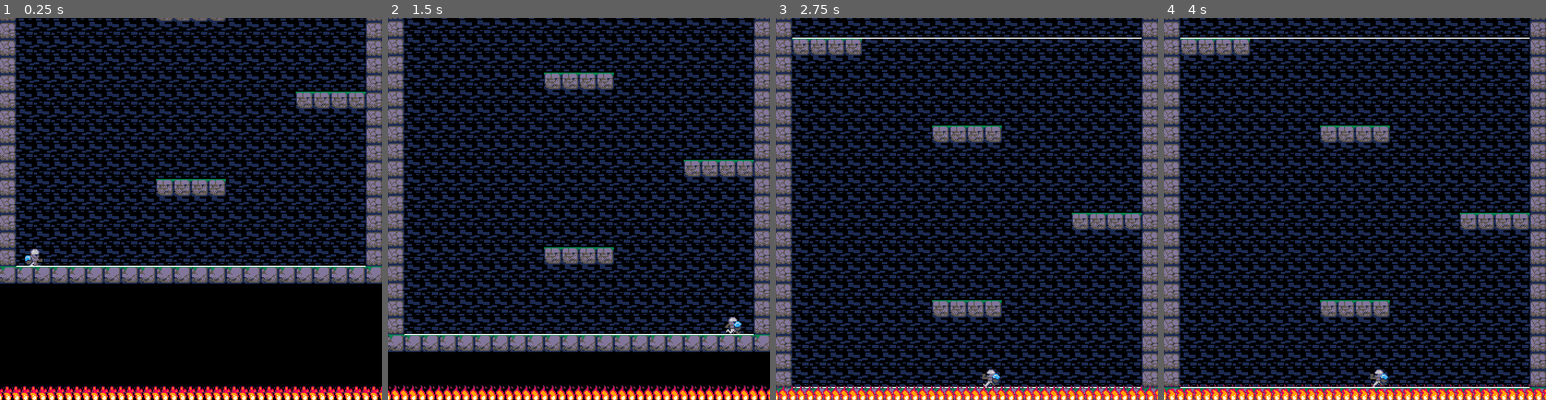
Above: before the commit, frames 1-4 (left to right).
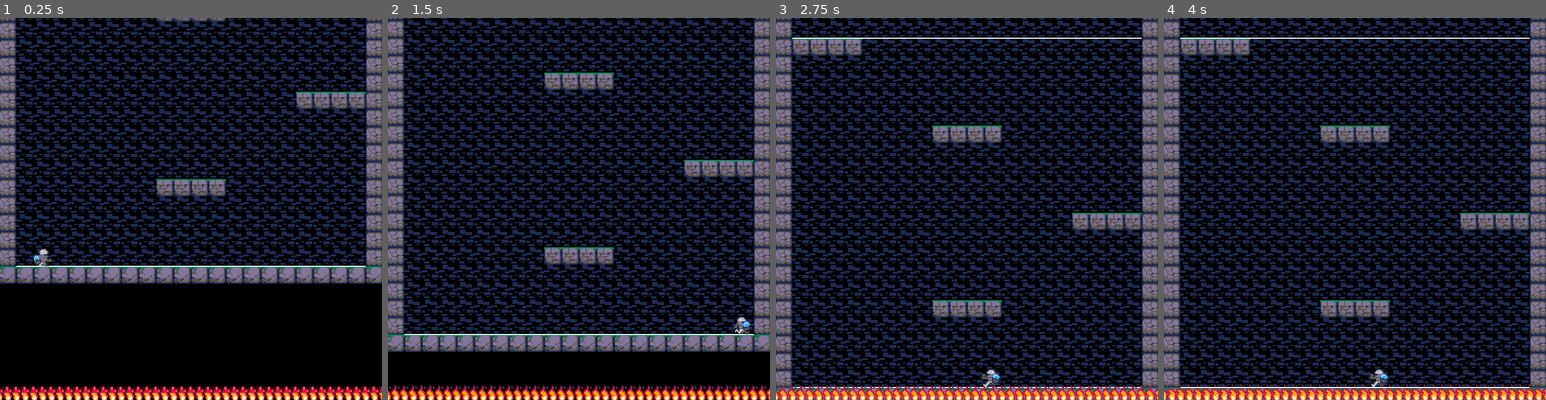
Above: after the commit, the same moments.

Repository: toadkarter/ToyBoxJam2023
Game: Godot game, scene res://Scenes/Game/Main/main.tscn
Two runs of this game, one before a commit and one after it. Both use one fixed random seed, a clock stepped at 60 frames per second and the inputs below.
Inputs:
- Up to frame 1 (0.25 s): no input
- Up to frame 2 (1.5 s): hold Right (move_right) from 0.53 s (still down); tap Space (jump) at 0.77 s
- Up to frame 3 (2.75 s): tap Space (jump) at 1.52 s; release Right (move_right) at 2.03 s; hold Left (move_left) from 2.03 s (still down)
- Up to frame 4 (4 s): release Left (move_left) at 2.78 s; hold Right (move_right) from 2.78 s (still down); tap Space (jump) at 3.02, 3.77 s

The runs differ from the first frame. In frame 1, 0.2% of the frame differs, in the area x 6-14%, y 60-65%; in frame 2, 0.2%, in the area x 88-95%, y 78-83%; in frame 3, less than 0.1%; in frame 4, less than 0.1%.

Commit message:
Dynamically adding player to checkpoint node

Diff:
--- a/Scenes/level.gd
+++ b/Scenes/level.gd
@@ -3,13 +3,18 @@
 
 @export var scroll_level: bool = true
 @export var scroll_speed: float = 5
+@export var player_scene: PackedScene
 
 @onready var camera: Camera2D = $Camera
 @onready var firewall: Node2D = $Firewall
-@onready var player: CharacterBody2D = $Player # TODO: Access this dynamically
+@onready var checkpoint: Node2D = $Checkpoint
+# @onready var player: CharacterBody2D = $Player # TODO: Access this dynamically
 
 
 func _ready() -> void:
+	var player = load(player_scene.resource_path).instantiate()
+	add_child(player)
+	player.position = checkpoint.position
 	player.connect("on_death", _on_player_death)
 
 
@@ -22,4 +27,5 @@
 
 
 func _on_player_death() -> void:
+	print("Hello")
 	scroll_level = false
--- a/Scenes/level.tscn
+++ b/Scenes/level.tscn
@@ -180,12 +180,10 @@
 layer_0/tile_data = PackedInt32Array(1114116, 65536, 0, 1114117, 65536, 0, 1114118, 65536, 0, 1114119, 65536, 0, 111412 …(64927 unchanged characters)…
 script = ExtResource("2_7nbtq")
 scroll_speed = 50.0
+player_scene = ExtResource("2_kb2gi")
 
 [node name="Camera" type="Camera2D" parent="."]
 position = Vector2(240, 232)
-
-[node name="Player" parent="." instance=ExtResource("2_kb2gi")]
-position = Vector2(96, 264)
 
 [node name="[1] Beginner" type="Node2D" parent="."]
 metadata/_edit_group_ = true
@@ -1006,3 +1004,6 @@
 
 [node name="Firewall" parent="." instance=ExtResource("6_wqu57")]
 position = Vector2(48, 400)
+
+[node name="Checkpoint" type="Node2D" parent="."]
+position = Vector2(104, 256)
